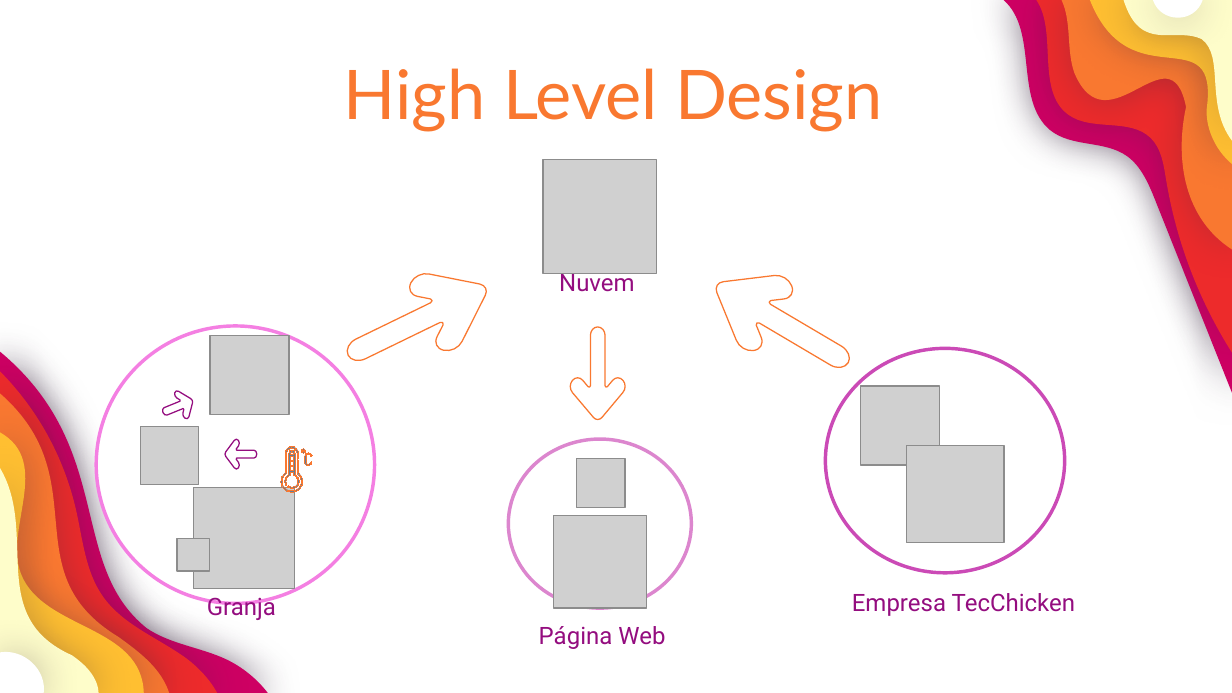
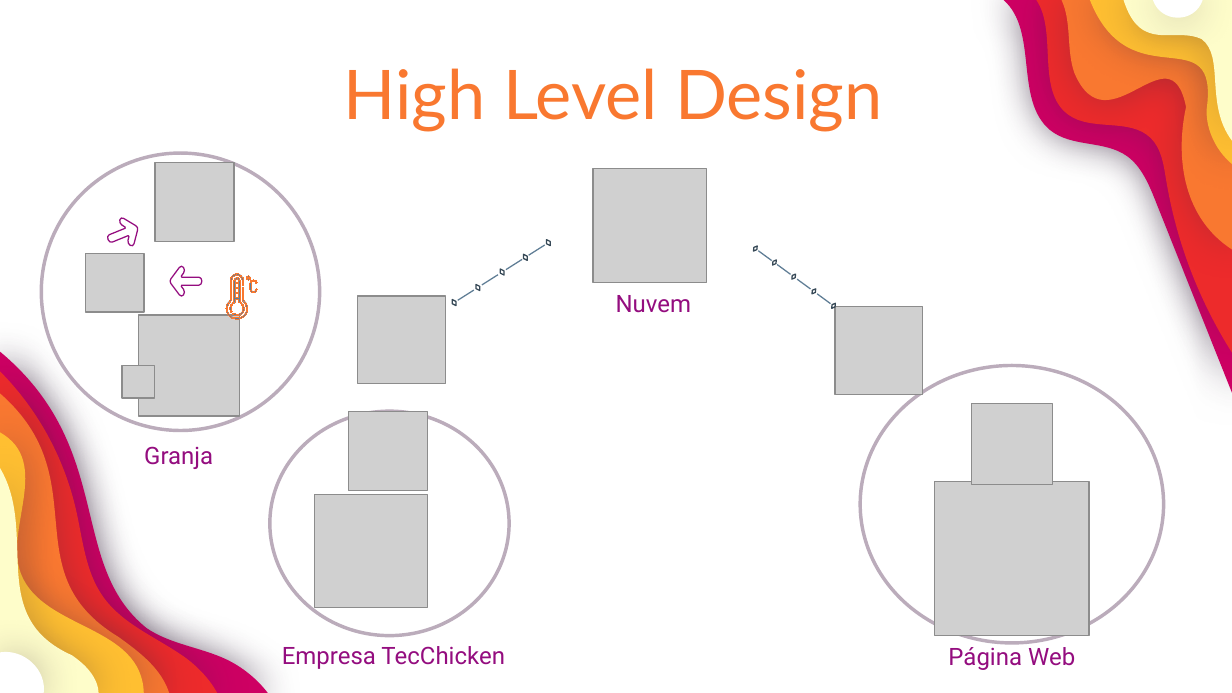
Before and after one commit to GustavoQuaresma/TECCHICKEN-DOCUMENTACAO, a slide deck: slide 16 of SPRINT2/slide pi.pptx. Drawn at 1232x693 pixels with LibreOffice and Linux fonts; fonts in the diff are those of the drawing; grey boxes stand for pictures. Boxes give left, top, right and bottom in pixels: in the first picture for what was removed or moved away, otherwise in the second. Text is boxed around its words. In the diff, an @@ line names an element or a change of style, - is before the commit and + after.

Commit message:
ppt

```diff
--- a/SPRINT2/slide pi.pptx
+++ b/SPRINT2/slide pi.pptx
@@ 4 freeform shapes, 2 pictures, 1 ellipse: place and size @@
-4 freeform shapes, 2 pictures, 1 ellipse at box(96, 326, 375, 604)
+4 freeform shapes, 2 pictures, 1 ellipse at box(42, 153, 320, 430)
@@ ellipse at box(42, 153, 320, 430): outline #F47FE2 2 pt to #BBACBB 2 pt @@
@@ picture: place and size @@
-picture at box(543, 160, 657, 274)
+picture at box(593, 169, 706, 282)
@@ freeform shape removed at box(330, 251, 504, 392) @@
@@ group added at box(450, 239, 551, 307): 5 diamonds, 4 lines @@
@@ freeform shape removed at box(696, 250, 869, 398) @@
@@ group added at box(753, 245, 837, 310): 5 diamonds, 4 lines @@
@@ 2 pictures, 2 freeform shapes: place and size @@
-2 pictures, 2 freeform shapes at box(140, 426, 306, 572)
+2 pictures, 2 freeform shapes at box(85, 254, 251, 399)
@@ text "Nuvem" rewrapped from box(559, 269, 635, 292) to box(616, 295, 692, 313) @@
@@ picture added at box(357, 296, 445, 383) @@
@@ freeform shape removed at box(570, 327, 625, 421) @@
@@ picture added at box(835, 307, 923, 394) @@
@@ ellipse: place and size @@
-ellipse at box(509, 439, 692, 607)
+ellipse at box(860, 366, 1163, 643)
@@ ellipse at box(860, 366, 1163, 643): outline #DC86CE 2 pt to #BBACBB 2 pt @@
@@ ellipse: place and size @@
-ellipse at box(825, 349, 1064, 573)
+ellipse at box(270, 411, 509, 636)
@@ ellipse at box(270, 411, 509, 636): outline #CB4AB6 2 pt to #BBACBB 2 pt @@
@@ picture: place and size @@
-picture at box(860, 386, 939, 464)
+picture at box(349, 411, 428, 490)
@@ picture: place and size @@
-picture at box(577, 458, 626, 508)
+picture at box(972, 404, 1053, 485)
@@ text "Granja": place and size @@
-text "Granja" at box(207, 596, 276, 620)
+text "Granja" at box(144, 446, 213, 469)
@@ picture: place and size @@
-picture at box(907, 445, 1004, 542)
+picture at box(315, 495, 428, 607)
@@ picture: place and size @@
-picture at box(554, 515, 647, 607)
+picture at box(935, 482, 1089, 636)
@@ text "Empresa TecChicken": place and size @@
-text "Empresa TecChicken" at box(852, 593, 1076, 616)
+text "Empresa TecChicken" at box(282, 646, 505, 669)
@@ text "Página Web" rewrapped from box(539, 626, 665, 649) to box(948, 643, 1075, 670) @@
```
